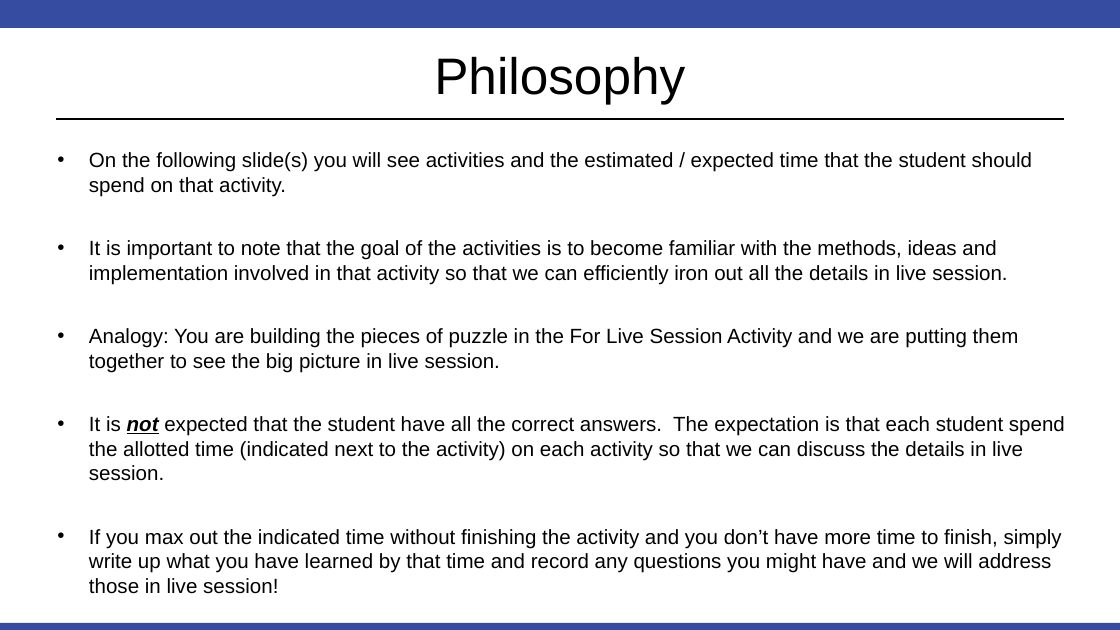
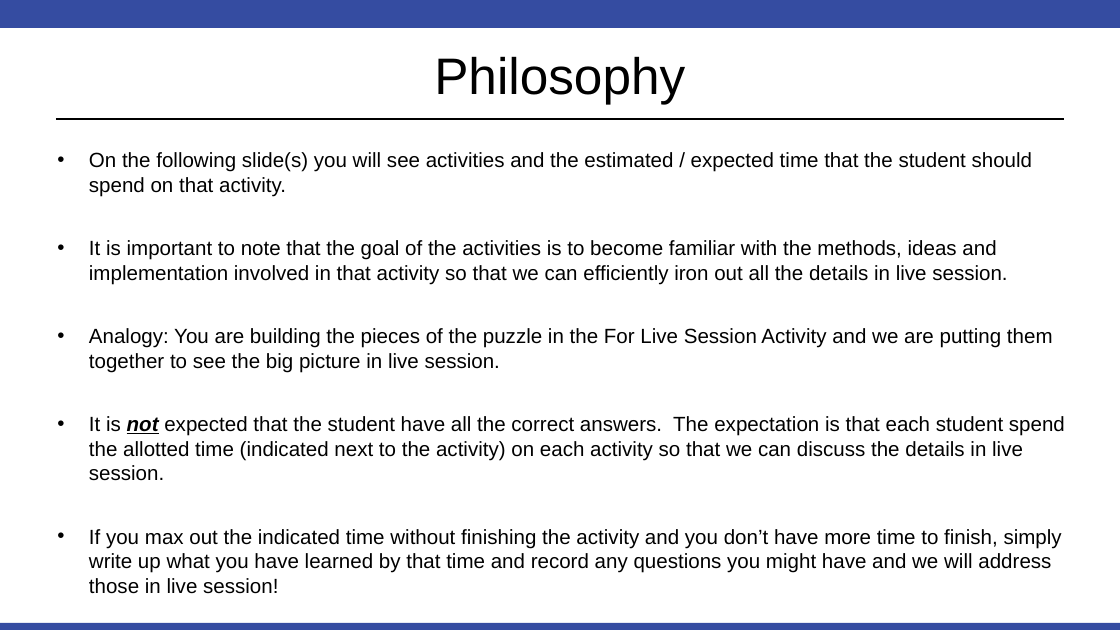
Before and after one commit to BivinSadler/MSDS_6371_Stat_Foundations, a slide deck: slide 2 of Unit 1/6371 FLS 1 Ver 2.pptx. Drawn at 1120x630 pixels with LibreOffice and Linux fonts; fonts in the diff are those of the drawing. Boxes give left, top, right and bottom in pixels: in the first picture for what was removed or moved away, otherwise in the second. Text is boxed around its words. In the diff, an @@ line names an element or a change of style, - is before the commit and + after.

```diff
--- a/Unit 1/6371 FLS 1 Ver 2.pptx
+++ b/Unit 1/6371 FLS 1 Ver 2.pptx
@@ text at (89,328,1053,373): text changed @@
-• Analogy: You are building the pieces of puzzle in the For Live Session Activity and we are putting them together to see the big picture in live session.
+• Analogy: You are building the pieces of the puzzle in the For Live Session Activity and we are putting them together to see the big picture in live session.
```
